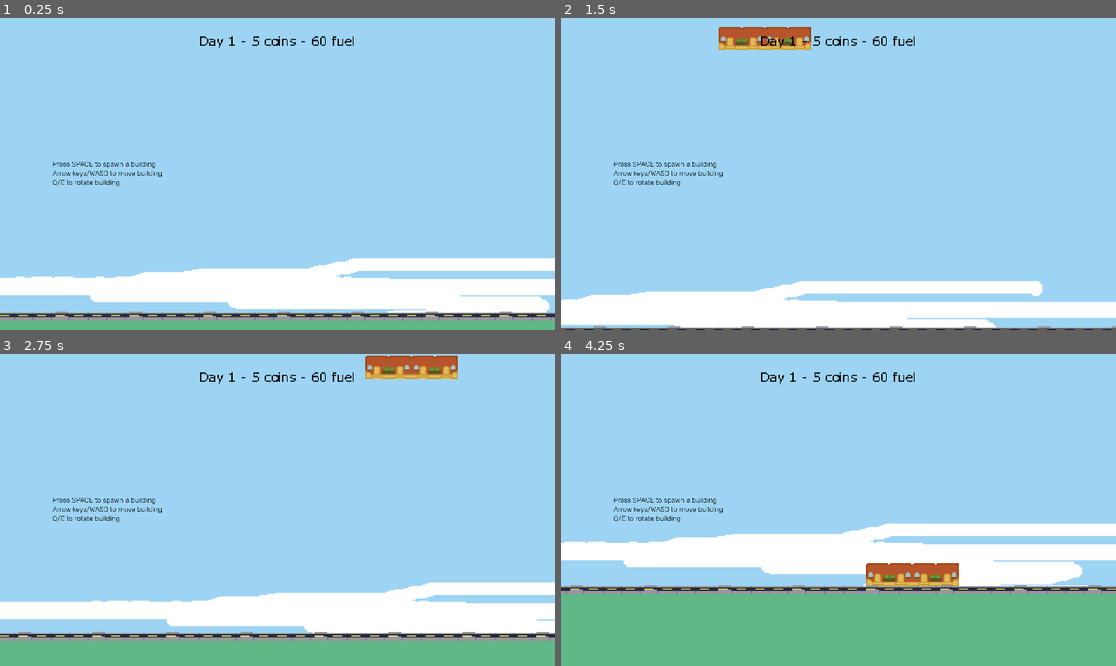
Above: before the commit, frames 1-4 (two rows, left to right).
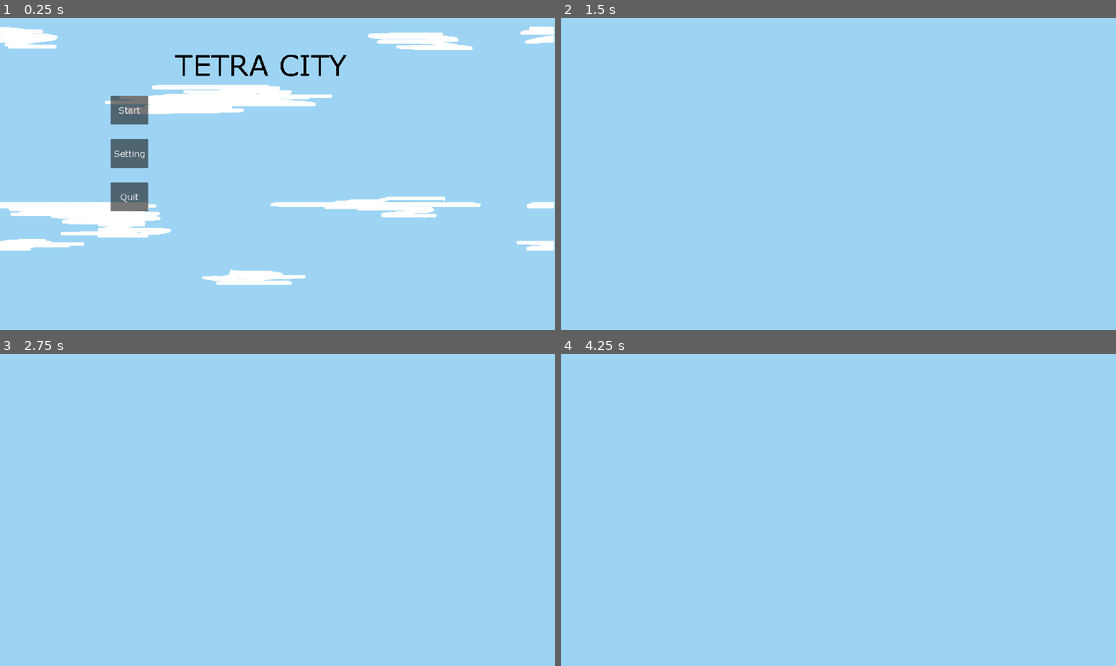
Above: after the commit, the same moments.

Repository: mondobe/TetraCity
Game: Godot game, scene res://scenes/main.tscn
Same seed, same stepped clock (60 frames per second), same inputs: the game is played once before the commit and once after it.
Inputs (mouse positions are in pixels of both pictures, inside the frame that each line leads up to):
- Up to frame 1 (0.25 s): no input
- Up to frame 2 (1.5 s): click (688, 152) at 0.5 s, where only the run after the commit has a clickable "Setting"; tap Space (test_create_building) at 1.25, 1.35 s; move the mouse to (960, 158) at 1.27 s; hold D (move_right) from 1.28 s (still down); click (960, 158) at 1.42 s
- Up to frame 3 (2.75 s): tap Space (test_create_building) at 2 s; move the mouse to (166, 525) at 2.02 s; release D (move_right) at 2.03 s; hold S (move_down) from 2.03 s (still down); tap Enter (test_end_day) at 2.1 s
- Up to frame 4 (4.25 s): tap Space (test_create_building) at 2.75, 3.5, 3.6 s; move the mouse to (894, 441) at 2.77 s; release S (move_down) at 2.78 s; hold D (move_right) 2.78-3.53 s; hold Shift 2.78-3.53 s; move the mouse to (810, 572) at 3.52 s; hold W (move_up) from 3.53 s (still down); click (810, 572) at 3.67 s

The runs differ from the first frame. In frame 1, 27% of the frame differs, in the area x 0-100%, y 2-100%; in frame 2, 13%; in frame 3, 23%; in frame 4, 39%, in the area x 0-100%, y 5-100%.

Commit message:
Title Screen Scene Load
Changed the Title Screen to use preload and LevelLoader to load the world and setting scenes instead of tree()

Diff:
--- a/scenes/main.tscn
+++ b/scenes/main.tscn
@@ -1,6 +1,7 @@
-[gd_scene load_steps=7 format=3 uid="uid://b1eka0588yyur"]
+[gd_scene load_steps=8 format=3 uid="uid://b1eka0588yyur"]
 
 [ext_resource type="Script" path="res://scripts/systems/loading/main.gd" id="1_66klc"]
+[ext_resource type="PackedScene" uid="uid://eayrnwud62wn" path="res://scenes/menus/title_screen.tscn" id="2_klejw"]
 [ext_resource type="PackedScene" uid="uid://birrxtkg5d3hg" path="res://scenes/gameplay/world.tscn" id="3_wg81f"]
 [ext_resource type="Script" path="res://scripts/debug/debug_controls.gd" id="4_4o7ee"]
 [ext_resource type="Script" path="res://scripts/debug/debug_scene_hotkey.gd" id="5_u4yuf"]
@@ -16,7 +17,7 @@
 
 [node name="Main" type="Node"]
 script = ExtResource("1_66klc")
-_initial_scene = ExtResource("3_wg81f")
+_initial_scene = ExtResource("2_klejw")
 
 [node name="DebugControls" type="Node" parent="."]
 script = ExtResource("4_4o7ee")
--- a/scenes/menus/title_screen.tscn
+++ b/scenes/menus/title_screen.tscn
@@ -40,6 +40,7 @@
 offset_bottom = 40.0
 
 [node name="QuitButton" type="Button" parent="Buttons"]
+layout_mode = 0
 offset_left = 383.0
 offset_top = 569.0
 offset_right = 513.0
@@ -50,6 +51,7 @@
 "
 
 [node name="StartButton" type="Button" parent="Buttons"]
+layout_mode = 0
 offset_left = 383.0
 offset_top = 269.0
 offset_right = 513.0
@@ -59,6 +61,7 @@
 text = "Start"
 
 [node name="SettingButton" type="Button" parent="Buttons"]
+layout_mode = 0
 offset_left = 383.0
 offset_top = 419.0
 offset_right = 513.0
--- a/scripts/ui/title_screen.gd
+++ b/scripts/ui/title_screen.gd
@@ -1,22 +1,14 @@
 extends Node2D
 
-
-# Called when the node enters the scene tree for the first time.
-func _ready():
-	pass # Replace with function body.
-
-
-# Called every frame. 'delta' is the elapsed time since the previous frame.
-func _process(delta):
-	pass
-
+const _main_scene = preload("res://scenes/gameplay/world.tscn")
+const _setting_scene = preload("res://scenes/menus/settings.tscn")
 
 func _on_setting_button_pressed():
-	get_tree().change_scene_to_file("res://scenes/menus/settings.tscn")
+	LevelLoader.load_level(_setting_scene)
 
 
 func _on_start_button_pressed():
-	get_tree().change_scene_to_file("res://scenes/gameplay/world.tscn")
+	LevelLoader.load_level(_main_scene)
 
 
 func _on_quit_button_pressed():
